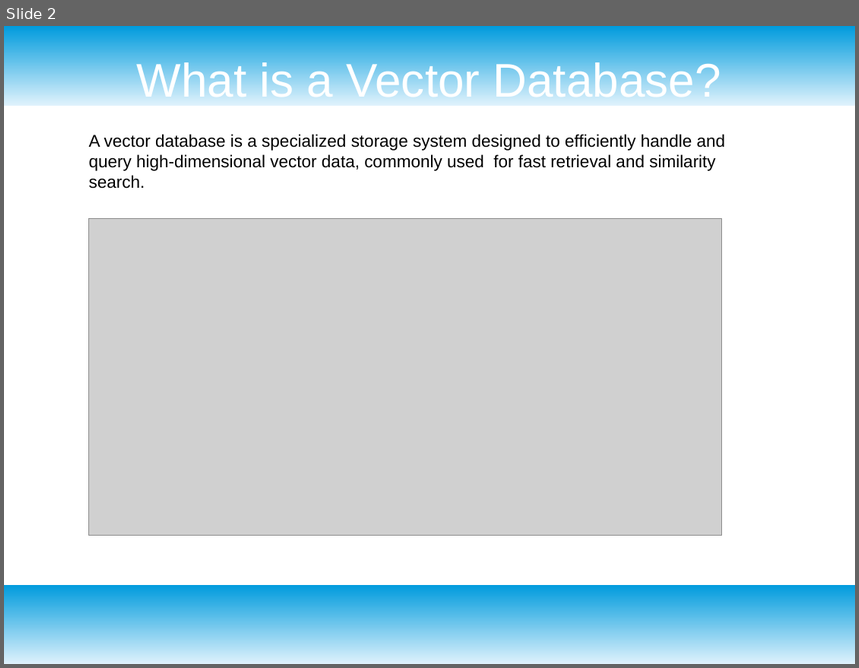
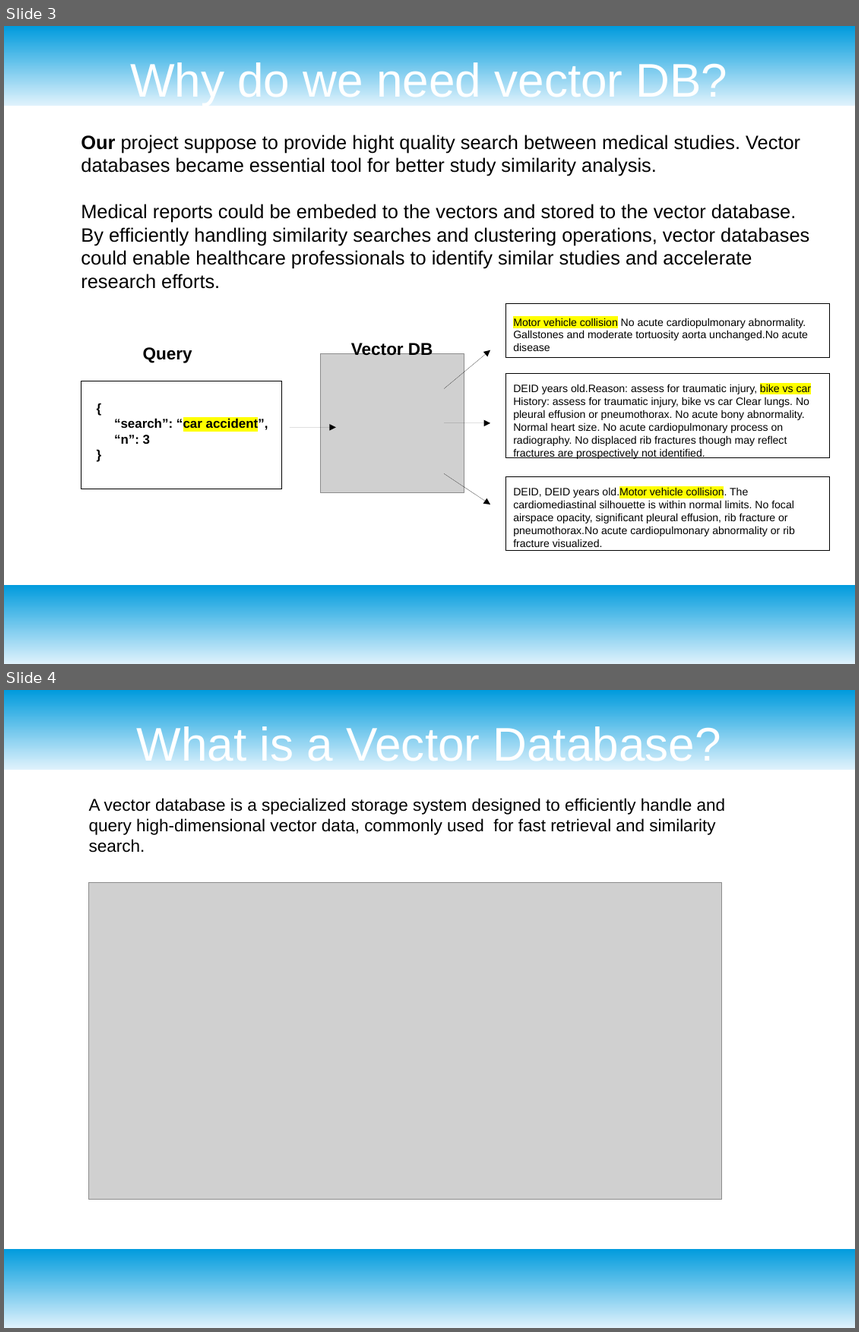
Before and after one commit to pilotofbalance/vector_db_benchmarking, a slide deck: vec_db_benchmark.odp. Shown one above the other, each under a label of ours: slide 2 before the commit, slides 3 and 4 after it. The pictures are 859x668 and 859x1332 pixels, drawn with LibreOffice and Linux fonts; fonts in the diff are those of the drawing; grey boxes stand for pictures. Boxes give left, top, right and bottom in pixels: in the first picture for what was removed or moved away, otherwise in the second. Text is boxed around its words. In the diff, an @@ line names an element or a change of style, - is before the commit and + after.

```diff
--- a/vec_db_benchmark.odp
+++ b/vec_db_benchmark.odp
@@ slide 3 added at (4, 26, 855, 664), background #FFFFFF; not listed: 2 template elements that a slide beside it also shows @@
@@ title added at (130, 59, 728, 106), 44 pt, text #FFFFFF @@
+Why do we need vector DB?
@@ text added at (81, 135, 810, 289), 18 pt, text #000000 @@
+Our project suppose to provide hight quality search between medical studies. Vector databases became essential tool for better study similarity analysis.
+Medical reports could be embeded to the vectors and stored to the vector database. By efficiently handling similarity searches and clustering operations, vector databases could enable healthcare professionals to identify similar studies and accelerate research efforts.
@@ rectangle added at (506, 304, 830, 358), outline #000000 0 pt @@
@@ text added at (513, 318, 808, 351), 10 pt, text #000000 @@
+Motor vehicle collision No acute cardiopulmonary abnormality. Gallstones and moderate tortuosity aorta unchanged.No acute disease
@@ text added at (351, 342, 433, 356), 16 pt, text #000000, bold @@
+Vector DB
@@ text added at (143, 347, 192, 363), 16 pt, text #000000, bold @@
+Query
@@ picture added at (321, 354, 465, 493) @@
@@ arrow added from (444, 389) to (490, 351), #000000 0 pt @@
@@ rectangle added at (82, 382, 282, 490), outline #000000 0 pt @@
@@ rectangle added at (506, 373, 830, 458), outline #000000 0 pt @@
@@ text added at (513, 384, 812, 459), 10 pt, text #000000 @@
+DEID years old.Reason: assess for traumatic injury, bike vs car History: assess for traumatic injury, bike vs car Clear lungs. No pleural effusion or pneumothorax. No acute bony abnormality. Normal heart size. No acute cardiopulmonary process on radiography. No displaced rib fractures though may reflect fractures are prospectively not identified.
@@ text added at (114, 418, 268, 444), 12 pt, text #000000, bold @@
+{
+“search”: “car accident”,
+“n”: 3
+}
@@ arrow added from (290, 427) to (336, 427), #000000 0 pt @@
@@ arrow added from (444, 423) to (490, 423), #000000 0 pt @@
@@ arrow added from (444, 474) to (490, 505), #000000 0 pt @@
@@ rectangle added at (506, 477, 830, 551), outline #000000 0 pt @@
@@ text added at (513, 487, 795, 547), 10 pt, text #000000 @@
+DEID, DEID years old.Motor vehicle collision. The cardiomediastinal silhouette is within normal limits. No focal airspace opacity, significant pleural effusion, rib fracture or pneumothorax.No acute cardiopulmonary abnormality or rib fracture visualized.
@@ what was slide 2 is now slide 4 @@
```
Also in this commit, not shown: 3 slides changed, 1 other slide added.
